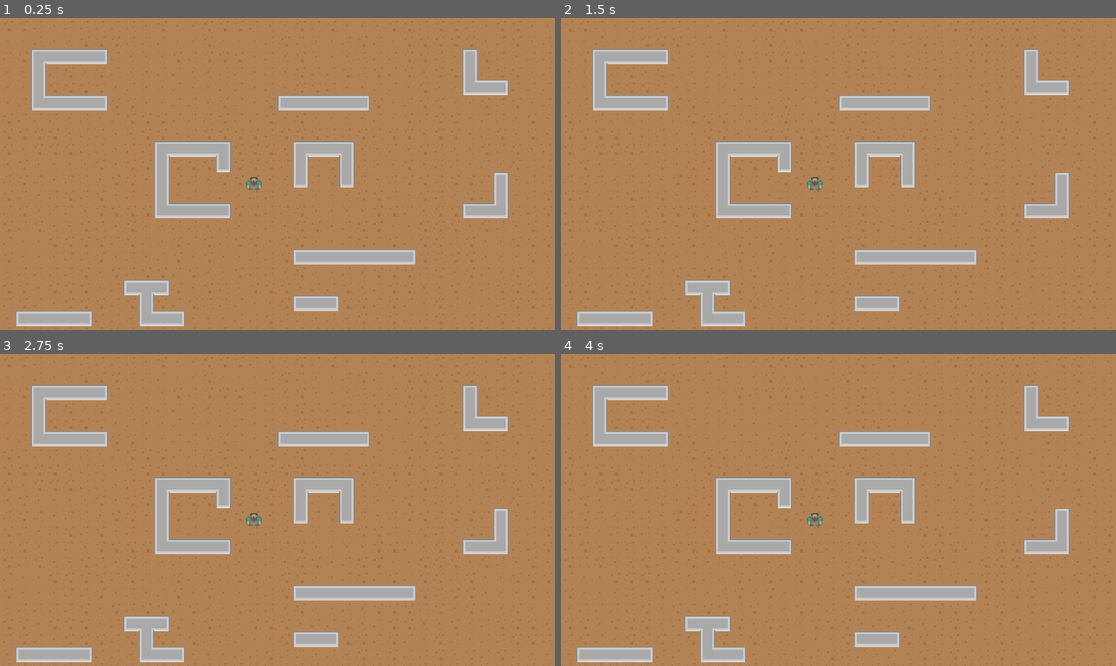
Above: before the commit, frames 1-4 (two rows, left to right).
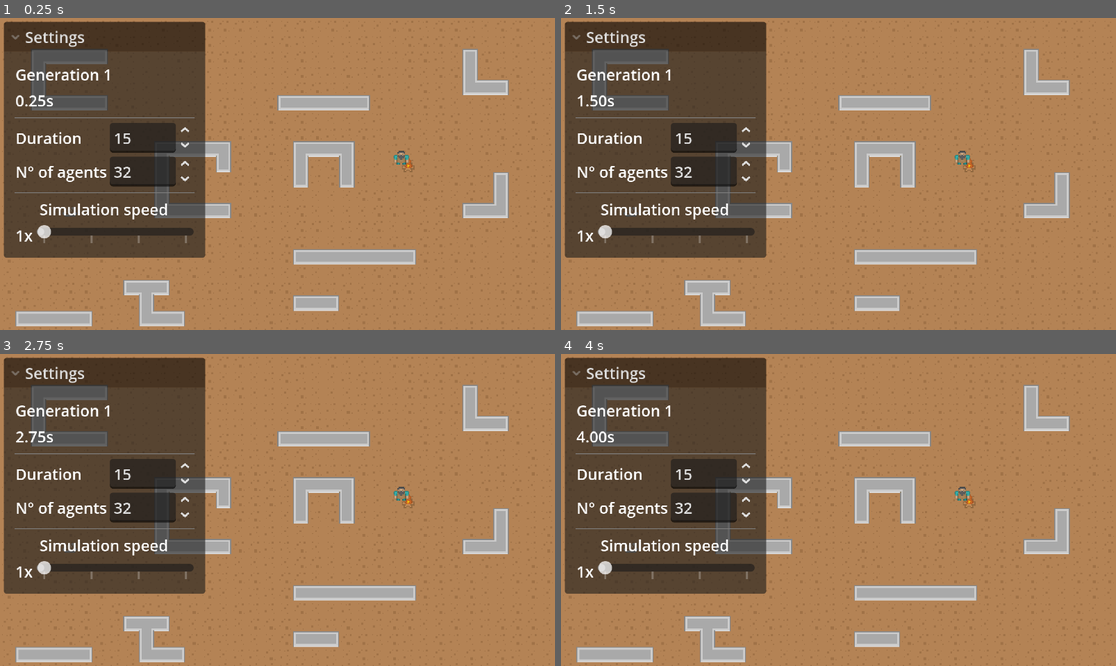
Above: after the commit, the same moments.

Repository: zerujio/gdnn
Game: Godot game, scene res://demo/main.tscn
Same seed, same stepped clock (60 frames per second), same inputs: the game is played once before the commit and once after it.
Inputs (mouse positions are in pixels of both pictures, inside the frame that each line leads up to):
- Up to frame 1 (0.25 s): no input
- Up to frame 2 (1.5 s): move the mouse to (960, 158) at 0.52 s; move the mouse to (727, 189) at 1.27 s
- Up to frame 3 (2.75 s): move the mouse to (333, 441) at 2.02 s
- Up to frame 4 (4 s): move the mouse to (810, 572) at 2.77 s; move the mouse to (1005, 556) at 3.52 s

The runs differ from the first frame. In frame 1, 28% of the frame differs, in the area x 0-75%, y 1-77%; in frame 2, 28%; in frame 3, 28%; in frame 4, 28%.
Error in both runs: Cannot call method 'shader_create_from_spirv' on a null value. (res://nn/context.gd:26)

Commit message:
basic UI

Diff:
--- a/demo/main.gd
+++ b/demo/main.gd
@@ -3,10 +3,17 @@
 const Agent := preload("res://demo/pathfinding/agent.gd")
 const AGENT_SCENE := preload("res://demo/pathfinding/agent.tscn")
 
+@export var generation_duration := 15.0
+
 var agents: Array[Agent]
+var agent_loss: PackedFloat32Array
+var generation := 0
+var generation_time := 0.0
 
 @onready var nn: NNMultiInstance = $NNMultiInstance
-@onready var spawn_point: Marker2D = $SpawnPoint
+@onready var spawn_point: Node2D = $SpawnPoint
+@onready var target: Node2D = $Target
+@onready var ui := $CanvasLayer/Settings
 
 
 func _ready() -> void:
@@ -29,8 +36,48 @@
 		size.x = size.y
 
 
-func _physics_process(_delta: float) -> void:
+	ui.size_spinbox.value = agents.size()
+	ui.duration_spinbox.value = generation_duration
+
+	start_generation()
+
+
+func _physics_process(delta: float) -> void:
 	nn.submit_input()
+
+	generation_time += delta
+	ui.set_gen_time(generation_time)
+
+	if generation_time > generation_duration:
+		end_generation()
+		start_generation()
+
+
+func spawn_agent() -> Agent:
+	var agent: Agent = AGENT_SCENE.instantiate()
+	agent.nn = nn
+	agent.nn_index = agents.size()
+	agents.push_back(agent)
+	add_child(agent)
+	agent.process_physics_priority = process_physics_priority - 1
+	return agent
+
+
+func start_generation() -> void:
+	for a in agents:
+		a.global_position = spawn_point.global_position
+
+	generation += 1
+	generation_time = 0.0
+	ui.set_gen(generation)
+
+
+func end_generation() -> void:
+	agent_loss.resize(agents.size())
+	for i in range(agents.size()):
+		agent_loss[i] = agents[i].global_position.distance_to(target.global_position)
+
+	#todo: crossover
 
 
 func _random_float_fill(data: PackedByteArray, range_min := -1.0, range_max := 1.0) -> void:
@@ -40,12 +87,10 @@
 		i += 4
 
 
-func spawn_agent() -> Agent:
-	var agent: Agent = AGENT_SCENE.instantiate()
-	agent.nn = nn
-	agent.nn_index = agents.size()
-	agents.push_back(agent)
-	add_child(agent)
-	agent.global_position = spawn_point.global_position
-	agent.process_physics_priority = process_physics_priority - 1
-	return agent
+func _ui_duration_changed(value: float) -> void:
+	generation_duration = value
+
+
+func _ui_gen_size_changed(value: float) -> void:
+	#todo
+	pass
--- a/demo/main.tscn
+++ b/demo/main.tscn
@@ -1,10 +1,12 @@
-[gd_scene load_steps=13 format=4 uid="uid://c5r0ahhe11w48"]
+[gd_scene load_steps=15 format=4 uid="uid://c5r0ahhe11w48"]
 
 [ext_resource type="Script" uid="uid://dcevwtgf3mdc5" path="res://demo/main.gd" id="1_jyhfs"]
 [ext_resource type="Script" uid="uid://clalf6stkkngd" path="res://nn/multi_instance.gd" id="3_tbgi4"]
 [ext_resource type="Script" uid="uid://dll6ccxaqijsg" path="res://nn/layout.gd" id="4_tbgi4"]
 [ext_resource type="Script" uid="uid://dysc03w2enur4" path="res://nn/params.gd" id="4_tefeu"]
 [ext_resource type="TileSet" uid="uid://c13pfe6ybb6ro" path="res://demo/tileset.tres" id="6_cqq71"]
+[ext_resource type="Texture2D" uid="uid://dpmq2043e3gu8" path="res://sprites/roguelikeSheet_transparent.png" id="6_d70j4"]
+[ext_resource type="PackedScene" uid="uid://g16ghyp7evjt" path="res://demo/pathfinding/settings.tscn" id="7_d70j4"]
 
 [sub_resource type="Resource" id="Resource_tipki"]
 script = ExtResource("4_tbgi4")
@@ -35,18 +37,26 @@
 @export var terrain_set := 0
 @export var terrain_id := 0
 
+var _placing := false
+var _removing := false
+
 
 func get_map_mouse_position() -> Vector2i:
 	return local_to_map(get_local_mouse_position())
 
 
 func _process(_delta: float) -> void:
-	if Input.is_action_pressed(\"place_object\"):
-		print(get_map_mouse_position())
+	if _placing:
 		set_cells_terrain_connect([get_map_mouse_position()], terrain_set, terrain_id)
-		print(get_cell_tile_data(get_map_mouse_position()))
-	elif Input.is_action_pressed(\"remove_object\"):
+	elif _removing:
 		set_cell(get_map_mouse_position())
+
+
+func _unhandled_input(event: InputEvent) -> void:
+	if event.is_action(\"place_object\"):
+		_placing = event.is_pressed()
+	if event.is_action(\"remove_object\"):
+		_removing = event.is_pressed()
 "
 
 [node name="Main" type="Node2D"]
@@ -56,9 +66,6 @@
 script = ExtResource("3_tbgi4")
 params = SubResource("Resource_85g3d")
 metadata/_custom_type_script = "uid://clalf6stkkngd"
-
-[node name="SpawnPoint" type="Marker2D" parent="."]
-position = Vector2(263, 171)
 
 [node name="Bounds" type="StaticBody2D" parent="."]
 
@@ -85,3 +92,30 @@
 tile_set = ExtResource("6_cqq71")
 script = SubResource("GDScript_cqq71")
 terrain_set = 1
+
+[node name="SpawnPoint" type="Sprite2D" parent="."]
+position = Vector2(416, 144)
+texture = ExtResource("6_d70j4")
+centered = false
+region_enabled = true
+region_rect = Rect2(238, 136, 16, 16)
+
+[node name="Target" type="Sprite2D" parent="."]
+position = Vector2(64, 192)
+texture = ExtResource("6_d70j4")
+centered = false
+region_enabled = true
+region_rect = Rect2(918, 255, 16, 16)
+
+[node name="CanvasLayer" type="CanvasLayer" parent="."]
+
+[node name="Settings" parent="CanvasLayer" instance=ExtResource("7_d70j4")]
+offset_left = 4.0
+offset_top = 4.0
+offset_right = 205.0
+offset_bottom = 148.0
+
+[connection signal="value_changed" from="CanvasLayer/Settings/MarginContainer/VBoxContainer/Duration/SpinBox" to="." method="_ui_duration_changed"]
+[connection signal="value_changed" from="CanvasLayer/Settings/MarginContainer/VBoxContainer/Size/SpinBox" to="." method="_ui_gen_size_changed"]
+
+[editable path="CanvasLayer/Settings"]
--- a/demo/pathfinding/agent.gd
+++ b/demo/pathfinding/agent.gd
@@ -1,6 +1,6 @@
 extends CharacterBody2D
 
-@export var speed := 32.0
+@export var speed := 48.0
 @export var nn: NNMultiInstance
 @export var nn_index: int
 
--- /dev/null
+++ b/demo/pathfinding/settings.gd
@@ -0,0 +1,14 @@
+extends Control
+
+@onready var gen_label: Label = $MarginContainer/VBoxContainer/Generation
+@onready var gen_time_label: Label = $MarginContainer/VBoxContainer/Time
+@onready var size_spinbox: SpinBox = $MarginContainer/VBoxContainer/Size/SpinBox
+@onready var duration_spinbox: SpinBox = $MarginContainer/VBoxContainer/Duration/SpinBox
+
+
+func set_gen(i: int) -> void:
+	gen_label.text = "Generation %d" % i
+
+
+func set_gen_time(t: float) -> void:
+	gen_time_label.text = "%.2fs" % t
--- /dev/null
+++ b/demo/pathfinding/settings.tscn
@@ -0,0 +1,61 @@
+[gd_scene load_steps=3 format=3 uid="uid://g16ghyp7evjt"]
+
+[ext_resource type="Script" uid="uid://bkphli83rknib" path="res://demo/pathfinding/settings.gd" id="1_jniev"]
+[ext_resource type="PackedScene" uid="uid://dr7lot0xlv3k0" path="res://demo/speed_slider.tscn" id="2_bfx1s"]
+
+[node name="Settings" type="FoldableContainer"]
+offset_left = 8.0
+offset_top = 8.0
+offset_right = 217.0
+offset_bottom = 246.0
+title = "Settings"
+script = ExtResource("1_jniev")
+
+[node name="MarginContainer" type="MarginContainer" parent="."]
+layout_mode = 2
+theme_override_constants/margin_left = 8
+theme_override_constants/margin_top = 8
+theme_override_constants/margin_right = 8
+theme_override_constants/margin_bottom = 8
+
+[node name="VBoxContainer" type="VBoxContainer" parent="MarginContainer"]
+layout_mode = 2
+
+[node name="Generation" type="Label" parent="MarginContainer/VBoxContainer"]
+layout_mode = 2
+text = "Generation 0"
+
+[node name="Time" type="Label" parent="MarginContainer/VBoxContainer"]
+layout_mode = 2
+text = "0.0s"
+
+[node name="HSeparator" type="HSeparator" parent="MarginContainer/VBoxContainer"]
+layout_mode = 2
+
+[node name="Duration" type="HBoxContainer" parent="MarginContainer/VBoxContainer"]
+layout_mode = 2
+
+[node name="Label" type="Label" parent="MarginContainer/VBoxContainer/Duration"]
+layout_mode = 2
+text = "Duration"
+
+[node name="SpinBox" type="SpinBox" parent="MarginContainer/VBoxContainer/Duration"]
+layout_mode = 2
+size_flags_horizontal = 10
+
+[node name="Size" type="HBoxContainer" parent="MarginContainer/VBoxContainer"]
+layout_mode = 2
+
+[node name="Label" type="Label" parent="MarginContainer/VBoxContainer/Size"]
+layout_mode = 2
+text = "N° of agents"
+
+[node name="SpinBox" type="SpinBox" parent="MarginContainer/VBoxContainer/Size"]
+layout_mode = 2
+size_flags_horizontal = 10
+
+[node name="HSeparator2" type="HSeparator" parent="MarginContainer/VBoxContainer"]
+layout_mode = 2
+
+[node name="SimulationSpeed" parent="MarginContainer/VBoxContainer" instance=ExtResource("2_bfx1s")]
+layout_mode = 2
--- /dev/null
+++ b/demo/speed_slider.tscn
@@ -0,0 +1,43 @@
+[gd_scene load_steps=2 format=3 uid="uid://dr7lot0xlv3k0"]
+
+[sub_resource type="GDScript" id="GDScript_3nua5"]
+script/source = "extends VBoxContainer
+
+@onready var label: Label = $Label
+
+
+func _slider_value_changed(value: float) -> void:
+	assert(value > 0)
+	Engine.time_scale = value
+	label.text = \"\"
+	get_viewport().set_input_as_handled()
+"
+
+[node name="SimulationSpeed" type="VBoxContainer"]
+offset_right = 134.0
+offset_bottom = 50.0
+script = SubResource("GDScript_3nua5")
+
+[node name="Label" type="Label" parent="."]
+layout_mode = 2
+text = "Simulation speed"
+horizontal_alignment = 1
+
+[node name="HBoxContainer" type="HBoxContainer" parent="."]
+layout_mode = 2
+
+[node name="Label" type="Label" parent="HBoxContainer"]
+layout_mode = 2
+text = "1x"
+
+[node name="HSlider" type="HSlider" parent="HBoxContainer"]
+layout_mode = 2
+size_flags_horizontal = 3
+min_value = 1.0
+max_value = 4.0
+step = 0.25
+value = 1.0
+tick_count = 4
+ticks_on_borders = true
+
+[connection signal="value_changed" from="HBoxContainer/HSlider" to="." method="_slider_value_changed"]
--- a/demo/tileset.tres
+++ b/demo/tileset.tres
@@ -1338,6 +1338,8 @@
 24:18/0 = 0
 25:18/0 = 0
 26:18/0 = 0
+26:18/0/terrain_set = 1
+26:18/0/terrain = 0
 27:18/0 = 0
 28:18/0 = 0
 29:18/0 = 0
Not shown, added: demo/pathfinding/settings.gd.uid
